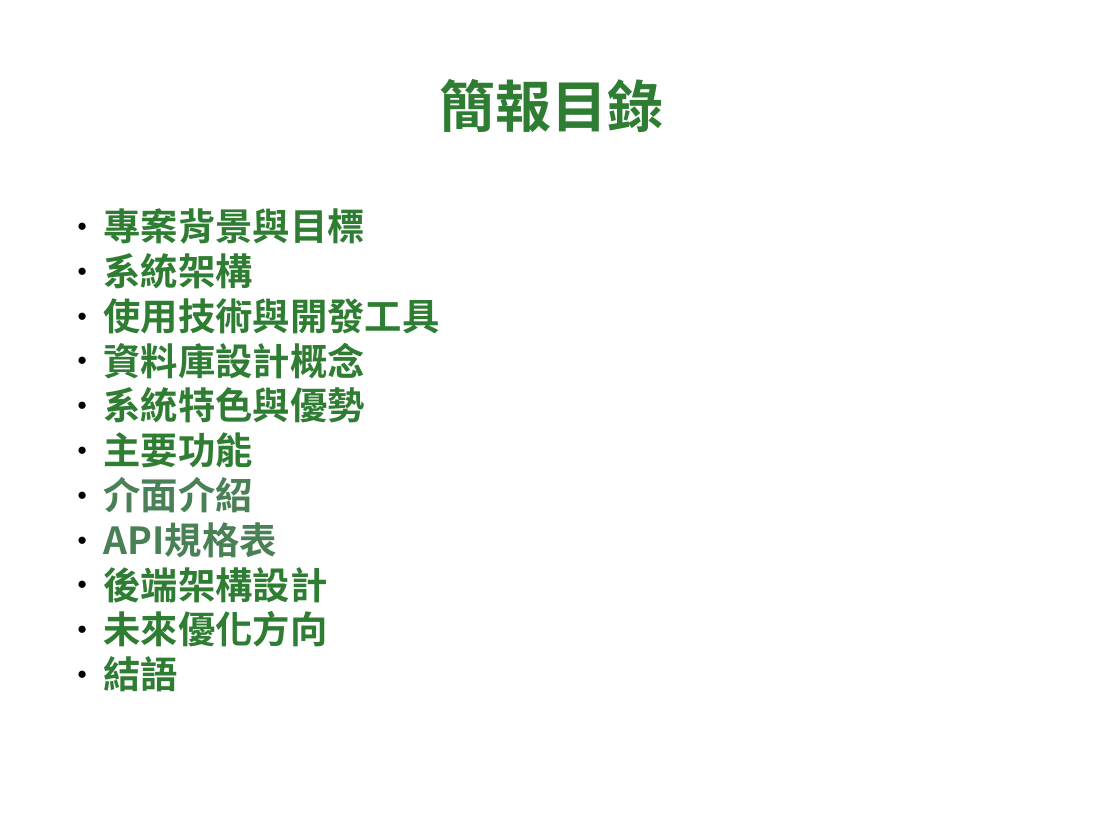
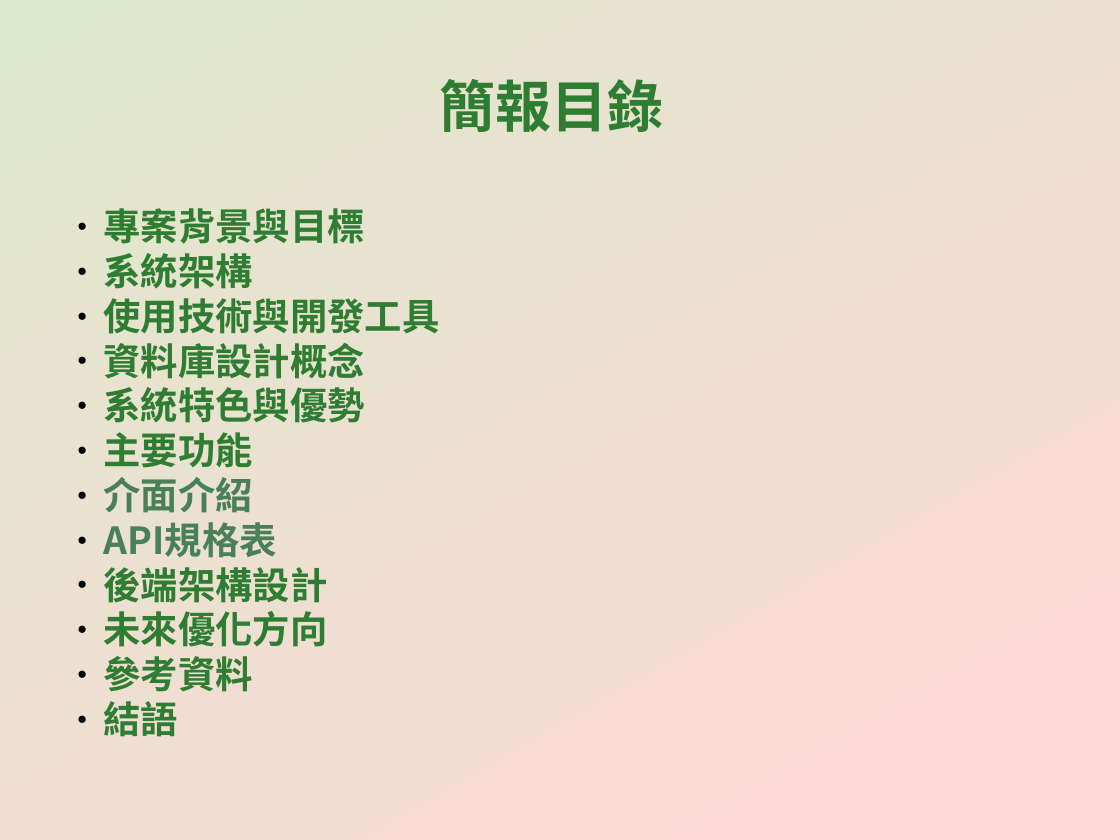
Before and after one commit to CYX1025/EasyBuyFarm, a slide deck: slide 2 of EasyBuyFarm_專案簡報.pptx. Drawn at 1120x840 pixels with LibreOffice and Linux fonts; fonts in the diff are those of the drawing. Boxes give left, top, right and bottom in pixels: in the first picture for what was removed or moved away, otherwise in the second. Text is boxed around its words. In the diff, an @@ line names an element or a change of style, - is before the commit and + after.

```diff
--- a/EasyBuyFarm_專案簡報.pptx
+++ b/EasyBuyFarm_專案簡報.pptx
@@ background #FFFFFF to gradient #DDE8CB to #FFD7D7 @@
@@ text at [104,656,253,692]: paragraph added @@
+● 參考資料
```
Also in this commit, not shown: 16 other slides changed, 1 slide added.
